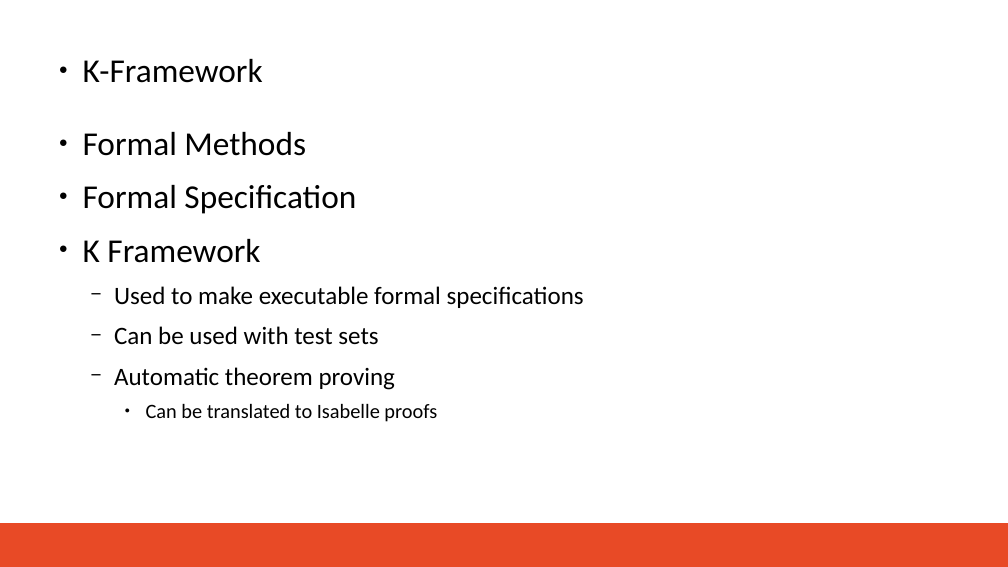
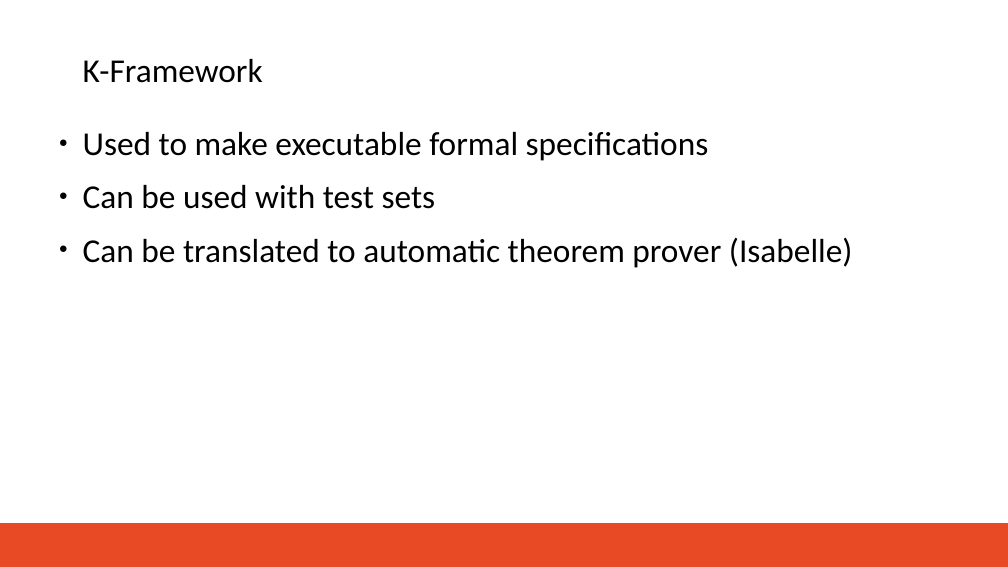
Before and after one commit to brrmorre/SeniorThesis, a slide deck: slide 2 of presentation/presentation.odp (slide 3 before the commit). Drawn at 1008x567 pixels with LibreOffice and Linux fonts; fonts in the diff are those of the drawing; background and template pictures are left out. Boxes give left, top, right and bottom in pixels: in the first picture for what was removed or moved away, otherwise in the second. Text is boxed around its words. In the diff, an @@ line names an element or a change of style, - is before the commit and + after.

```diff
--- a/presentation/presentation.odp
+++ b/presentation/presentation.odp
@@ text "K-Framework" at <box>83,59,263,83</box>: bullet ● to none @@
@@ text at <box>83,132,356,263</box>: paragraphs removed @@
-● Formal Methods
-● Formal Specification
-● K Framework
@@ text at <box>83,132,709,209</box>: size 27 to 36 pt in "Used to make executable formal specifications", "Can be used with test sets"; bullet − to ●; list level 2 to 1 in "Used to make executable formal ..."; list level 2 to 1 in "Can be used with test ..." @@
@@ text at <box>83,237,853,268</box>: text changed; size 22 to 36 pt @@
-  − Automatic theorem proving
-    ● Can be translated to Isabelle proofs
+● Can be translated to automatic theorem prover (Isabelle)
```
Also in this commit, not shown: 6 other slides changed, 1 slide removed, 6 other files.
